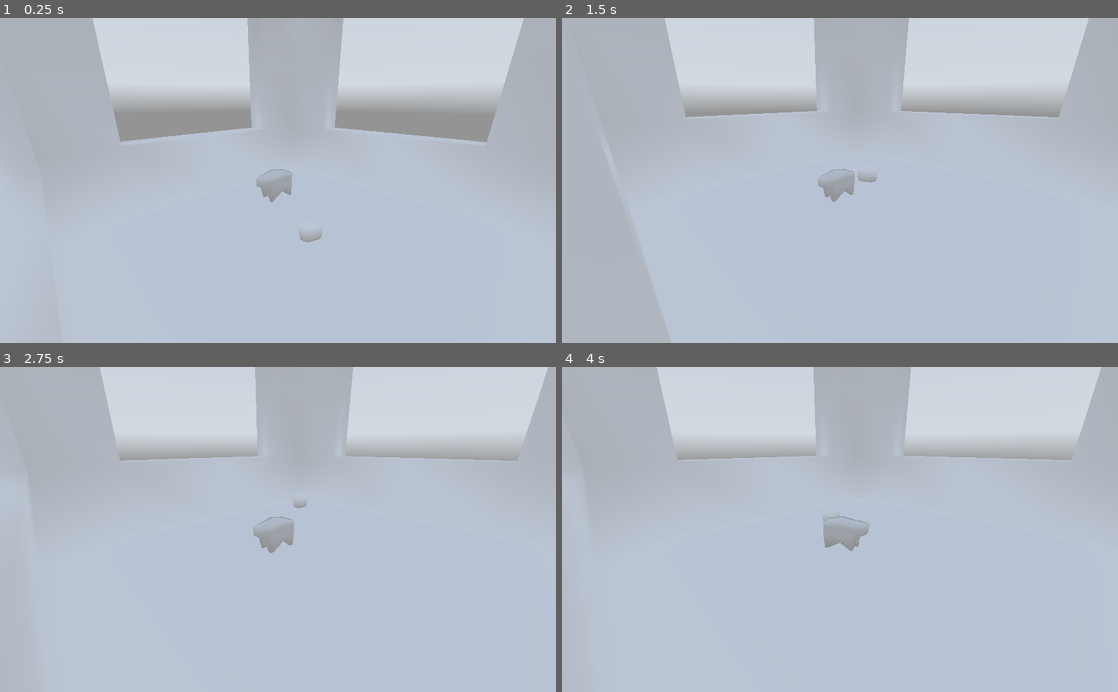
Above: before the commit, frames 1-4 (two rows, left to right).
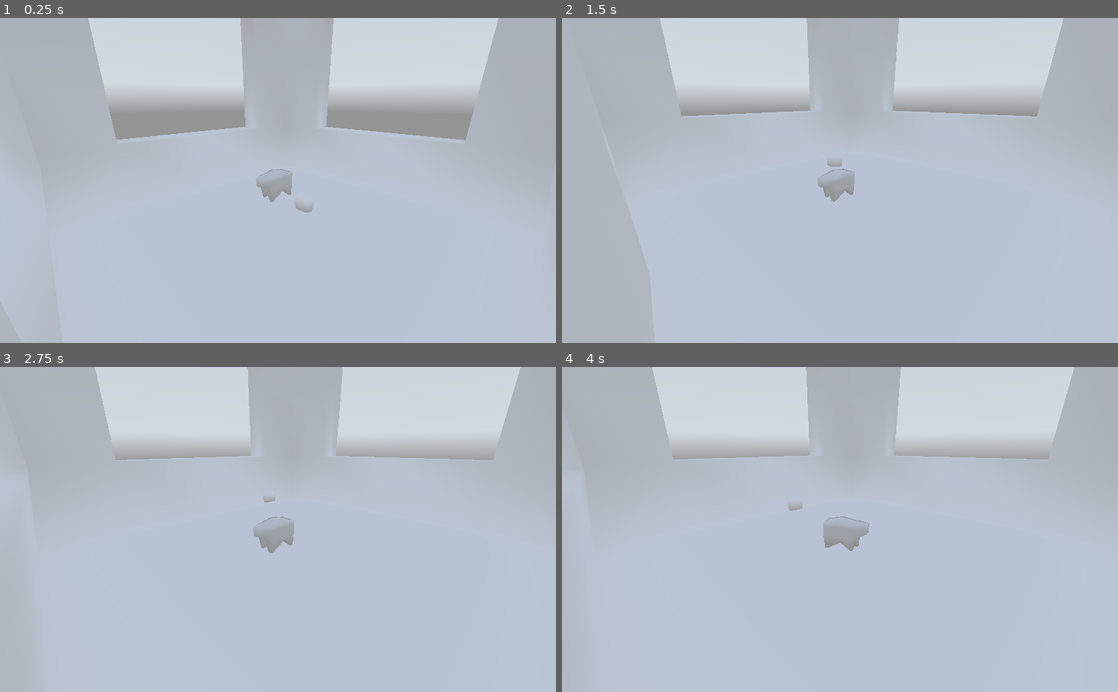
Above: after the commit, the same moments.

Repository: TheHyperMagi/Shepherd
Game: Godot game, scene res://Scenes/Field.tscn
Two runs of this game, one before a commit and one after it. Both use one fixed random seed, a clock stepped at 60 frames per second and the inputs below. A sky picture missing from this copy of the repository is replaced by a grey-blue gradient.
Inputs (mouse positions are in pixels of both pictures, inside the frame that each line leads up to):
- Up to frame 1 (0.25 s): no input
- Up to frame 2 (1.5 s): move the mouse to (962, 164) at 0.52 s; hold D (move_right) 0.53-1.28 s; tap Mouse wheel up (zoom_in) at 0.6 s; move the mouse to (728, 196) at 1.27 s; hold S (move_backwards) from 1.28 s (still down); tap Mouse wheel down (zoom_out) at 1.35 s
- Up to frame 3 (2.75 s): move the mouse to (333, 458) at 2.02 s; release S (move_backwards) at 2.03 s; hold D (move_right) from 2.03 s (still down); tap Mouse wheel up (zoom_in) at 2.1 s
- Up to frame 4 (4 s): move the mouse to (812, 594) at 2.77 s; release D (move_right) at 2.78 s; hold W (move_forwards) 2.78-3.53 s; tap Mouse wheel down (zoom_out) at 2.85 s; move the mouse to (1006, 578) at 3.52 s; hold A (move_left) from 3.53 s (still down); tap Mouse wheel up (zoom_in) at 3.6 s

The runs differ from the first frame. In frame 1, 2.7% of the frame differs, in the area x 15-95%, y 0-70%; in frame 2, 2.1%; in frame 3, 2.1%; in frame 4, 2.0%.

Commit message:
fixed facing the wrong direction on idle and the angle value

Diff:
--- a/Shepherd/Scripts/Shepherd.gd
+++ b/Shepherd/Scripts/Shepherd.gd
@@ -17,23 +17,20 @@
 	var dir = Vector2(input.x, input.z)
 	var cardinal_direction = int(4.0 * (dir.rotated(PI / 4.0).angle() + PI) / TAU) # close approximation
 
-	#forward 3
-	#back 1
-	#right 0
-	#left 2
-
 	var angle: int
-
-	if cardinal_direction == 0:
-		angle = -90
-	elif cardinal_direction == 1:
-		angle = 180
-	elif cardinal_direction == 2:
-		angle = 90
-	elif cardinal_direction == 3:
-		angle = -180
+	if input != Vector3.ZERO:
+		if cardinal_direction == 0:
+			angle = -90
+		elif cardinal_direction == 1:
+			angle = 180
+		elif cardinal_direction == 2:
+			angle = 90
+		elif cardinal_direction == 3:
+			angle = 0
 
 	rotation_degrees.y = rad2deg(lerp_angle(deg2rad(rotation_degrees.y), deg2rad(angle), 0.1))
+
+	var direction = (camera.transform.basis.x * input.x + camera.transform.basis.z * input.z)
 
 	if input.x != 0:
 		velocity.x = input.x * ACCELERATION * delta * TARGET_FPS
